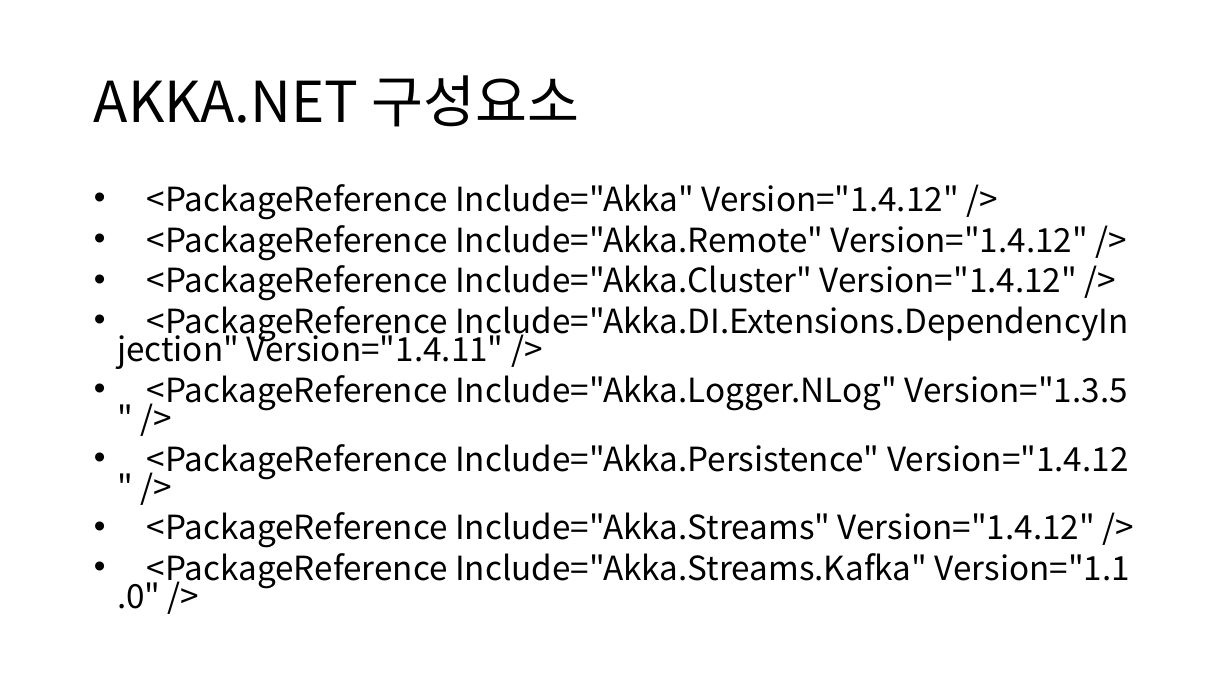
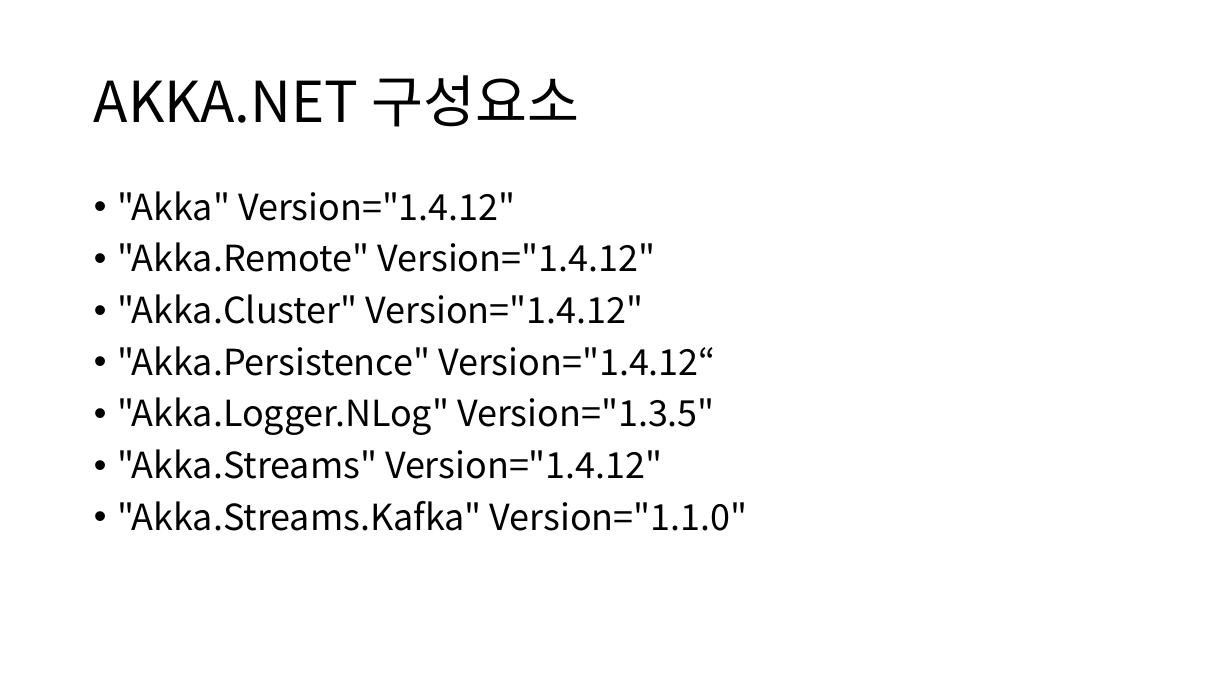
Before and after one commit to psmon/AkkaDotModule, a slide deck: slide 10 of Doc/DotCoreApiWithAkka.pptx (slide 7 before the commit). Drawn at 1232x693 pixels with LibreOffice and Linux fonts; fonts in the diff are those of the drawing. Boxes give left, top, right and bottom in pixels: in the first picture for what was removed or moved away, otherwise in the second. Text is boxed around its words. In the diff, an @@ line names an element or a change of style, - is before the commit and + after.

Commit message:
PPT 1.1

```diff
--- a/Doc/DotCoreApiWithAkka.pptx
+++ b/Doc/DotCoreApiWithAkka.pptx
@@ text at [117, 191, 748, 531]: text changed; size 25.9 to 28 pt @@
-• <PackageReference Include="Akka" Version="1.4.12" />
-• <PackageReference Include="Akka.Remote" Version="1.4.12" />
-• <PackageReference Include="Akka.Cluster" Version="1.4.12" />
-• <PackageReference Include="Akka.DI.Extensions.DependencyInjection" Version="1.4.11" />
-• <PackageReference Include="Akka.Logger.NLog" Version="1.3.5" />
-• <PackageReference Include="Akka.Persistence" Version="1.4.12" />
-• <PackageReference Include="Akka.Streams" Version="1.4.12" />
-• <PackageReference Include="Akka.Streams.Kafka" Version="1.1.0" />
+• "Akka" Version="1.4.12"
+• "Akka.Remote" Version="1.4.12"
+• "Akka.Cluster" Version="1.4.12"
+• "Akka.Persistence" Version="1.4.12“
+• "Akka.Logger.NLog" Version="1.3.5"
+• "Akka.Streams" Version="1.4.12"
+• "Akka.Streams.Kafka" Version="1.1.0"
```
Also in this commit, not shown: 4 other slides changed, 11 slides added, 6 slides removed.
